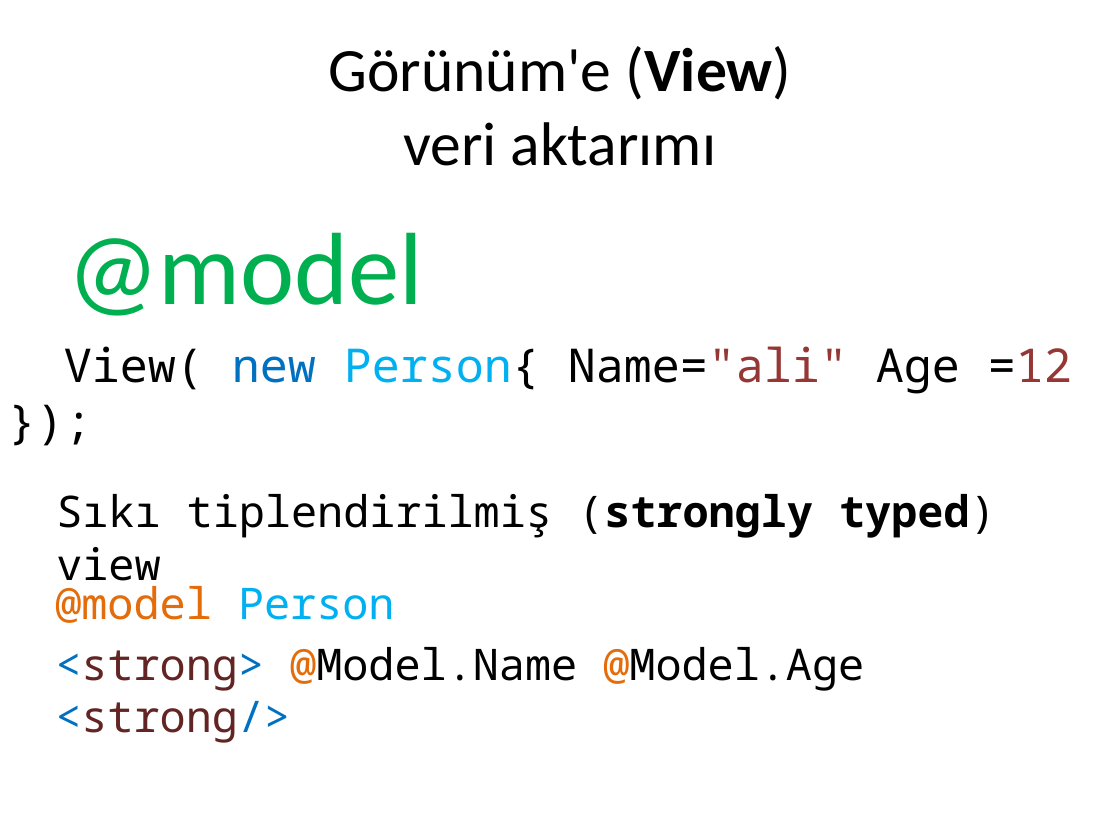
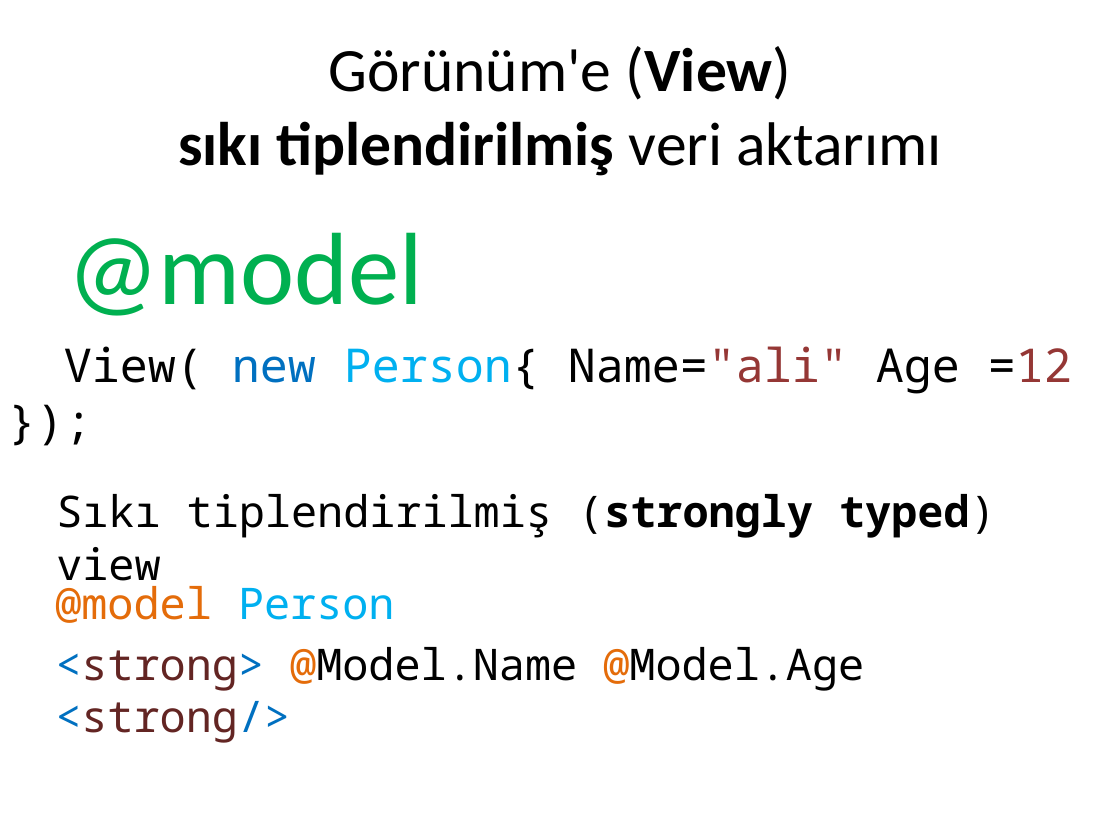
Before and after one commit to cemmerven/attrac, a slide deck: slide 21 of AttendanceTracker/Html form ve veri aktarımı.pptx. Drawn at 1120x840 pixels with LibreOffice and Linux fonts; fonts in the diff are those of the drawing. Boxes give left, top, right and bottom in pixels: in the first picture for what was removed or moved away, otherwise in the second. Text is boxed around its words. In the diff, an @@ line names an element or a change of style, - is before the commit and + after.

```diff
--- a/AttendanceTracker/Html form ve veri aktarımı.pptx
+++ b/AttendanceTracker/Html form ve veri aktarımı.pptx
@@ title at box(178, 46, 941, 176): text changed @@
-Görünüm'e (View)
-veri aktarımı
+Görünüm'e (View)
+sıkı tiplendirilmiş veri aktarımı
```
Also in this commit, not shown: 7 other slides changed, 2 slides added, 9 other files.
